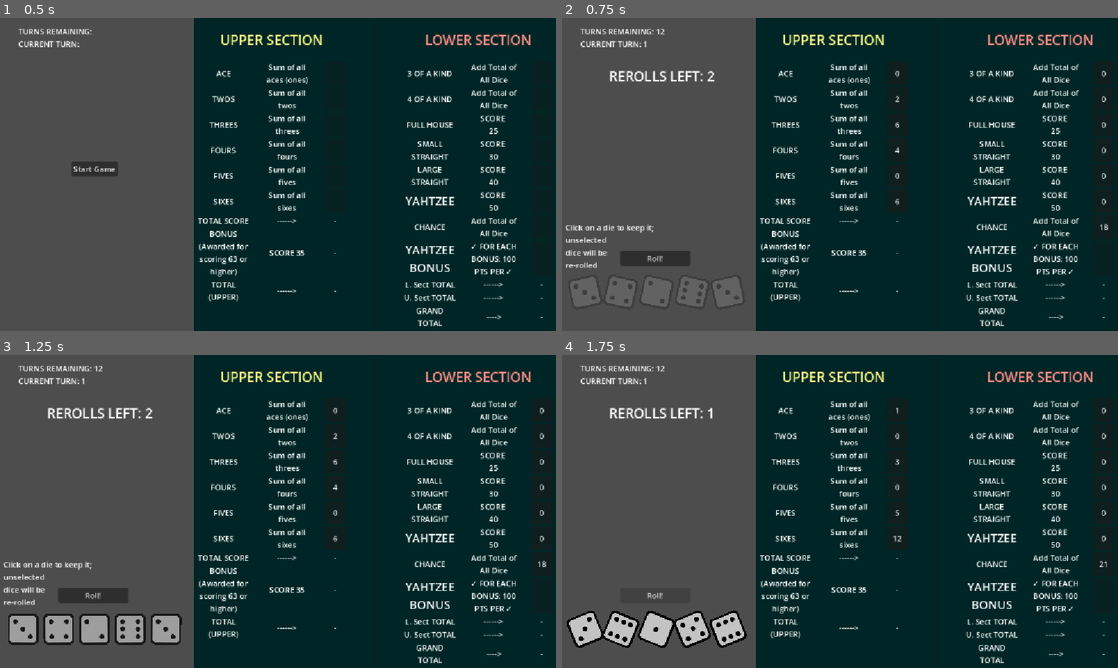
Above: before the commit, frames 1-4 (two rows, left to right).
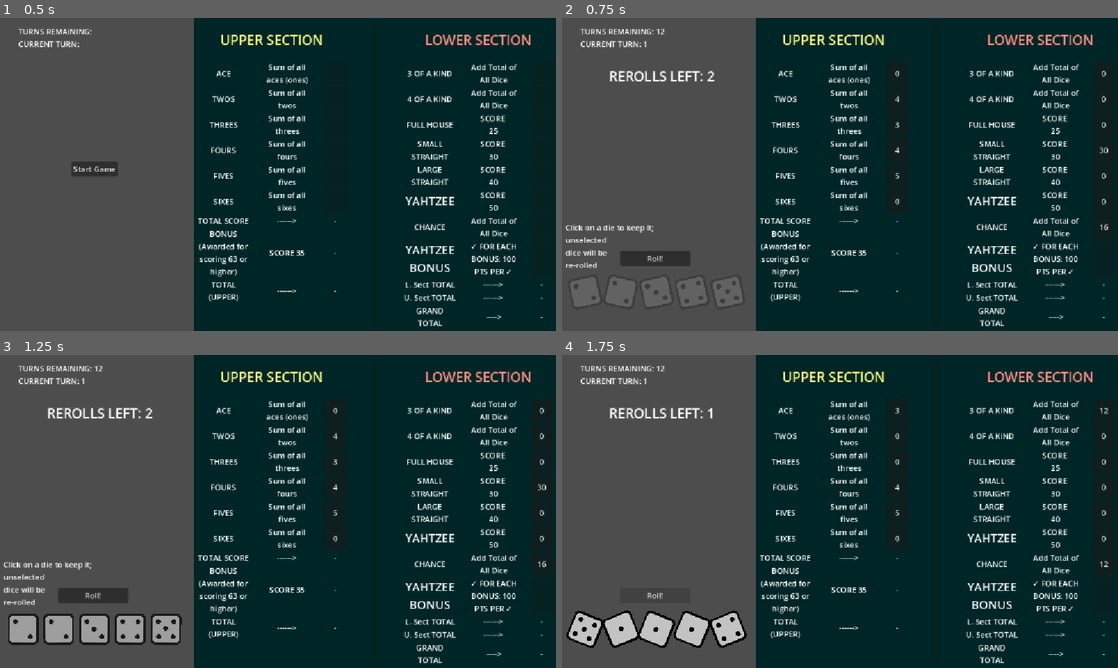
Above: after the commit, the same moments.

Repository: Cuppit/yahtzee
Game: Godot game, scene res://scenes/game_screen/game_screen.tscn
Same seed, same stepped clock (60 frames per second), same inputs: the game is played once before the commit and once after it.
Inputs:
- Up to frame 1 (0.5 s): no input
- Up to frame 2 (0.75 s): click "Start Game" at 0.5 s
- Up to frame 3 (1.25 s): no input
- Up to frame 4 (1.75 s): click "Roll!" at 1.25 s

Frame 1 is identical in both runs. In frame 2, 0.4% of the frame differs, in the area x 3-99%, y 24-93%; in frame 3, 0.2%; in frame 4, 1.1%, in the area x 0-99%, y 16-94%.

Commit message:
Fixed HTML5 RNG bug

Diff:
--- a/project.godot
+++ b/project.godot
@@ -15,6 +15,14 @@
 config/features=PackedStringArray("4.7", "GL Compatibility")
 config/icon="uid://bnehnvfse5khv"
 
+[autoload]
+
+Global="*uid://bfjk1pkmrd7oj"
+
+[debug]
+
+file_logging/enable_file_logging=true
+
 [display]
 
 window/stretch/mode="canvas_items"
--- a/scenes/dice/dice.gd
+++ b/scenes/dice/dice.gd
@@ -87,3 +87,15 @@
 		visible=true
 		var tween = get_tree().create_tween().bind_node(self).set_trans(Tween.TRANS_LINEAR)
 		tween.tween_property(self, "modulate", Color.TRANSPARENT, 1)
+
+
+func rerandomize_dice():
+	for child in get_children():
+		if child is Die:
+			child.rerandomize()
+
+
+# Prints randomizer data to the console for each die object
+func report_randomizers():
+	for child in get_children():
+		print("Randomizer data for die ",str(child),": ",str(child.random))
--- a/scenes/die/die.gd
+++ b/scenes/die/die.gd
@@ -16,7 +16,7 @@
 
 var selected:bool = false
 
-var random = RandomNumberGenerator.new()
+var random = Global.random
 
 var direction = 1
 
@@ -27,13 +27,18 @@
 
 # Rolls the die
 func roll():
-	value = random.randi_range(1, 6)
+	value = Global.get_custom_rand_num_1_thru_6()
 	dieroll_sounds[random.randi_range(0,5)].play()
 	direction = 1 if random.randi_range(0,1)==1 else -1
 	var tween = get_tree().create_tween().bind_node(self).set_trans(Tween.TRANS_ELASTIC)
 	tween.tween_property(self, "rotation", PI*4*(direction), .7)
 	#tween.tween_property(self, "rotation", PI*8, .7)
 	rotation=0
+
+# An attempt at troubleshooting a random number generator issue
+func rerandomize():
+	pass
+
 
 func _on_pressed():
 	pass
@@ -54,8 +59,10 @@
 	print("Die is set to selected?:",selected)
 
 func _init():
+	random.randomize()
 	pass
 
 
 func _ready():
+	random.randomize()
 	dieroll_sounds = [die_roll_snd_1,die_roll_snd_2,die_roll_snd_3,die_roll_snd_4,die_roll_snd_5,die_roll_snd_6]
--- a/scenes/game_screen/game_screen.gd
+++ b/scenes/game_screen/game_screen.gd
@@ -135,6 +135,8 @@
 
 
 func _on_btn_game_start_pressed():
+	dice.rerandomize_dice()
+	dice.report_randomizers()
 	print("GAME STARTED")
 	score_sheet.score_category_claimed.connect(func(): process_cat_claim())
 	start_next_turn(true)
--- /dev/null
+++ b/supporting_scripts/Global.gd
@@ -0,0 +1,13 @@
+extends Node
+var random = RandomNumberGenerator.new()
+var rand_num_rng_1_to_6 = []
+func _ready():
+	# Generate starting pool of values
+	for x in range(6):
+		rand_num_rng_1_to_6.append(random.randi_range(1,6))
+	print("GLOBAL SCRIPT PRINT STATEMENT")
+	print("Starting random num pool: ",rand_num_rng_1_to_6)
+
+func get_custom_rand_num_1_thru_6():
+	rand_num_rng_1_to_6.push_front(randi_range(1,6))
+	return rand_num_rng_1_to_6.pop_back()
Not shown, changed: devdocs/2026/September/20260925_complete.txt
Not shown, added: devdocs/2026/September/20260929_recompleted.txt
Not shown, added: export_presets.cfg
Not shown, added: supporting_scripts/Global.gd.uid
